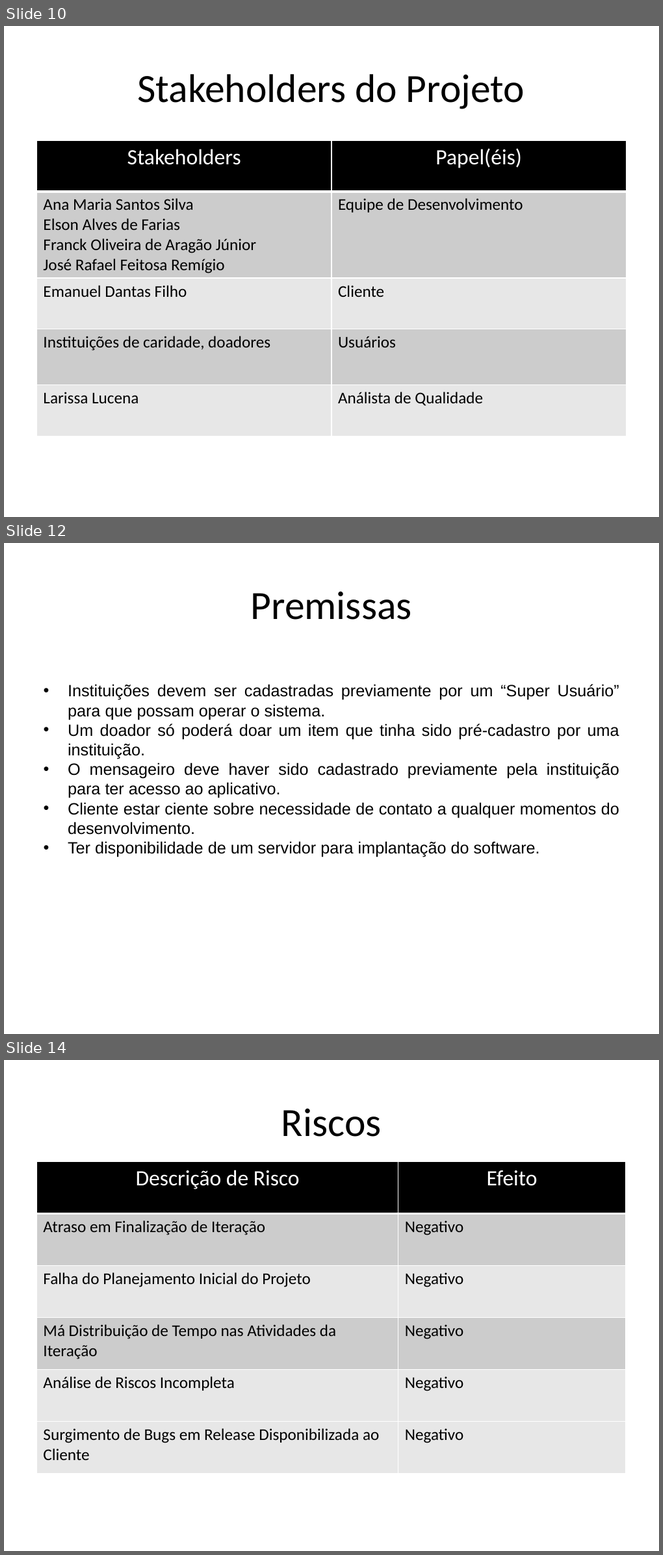
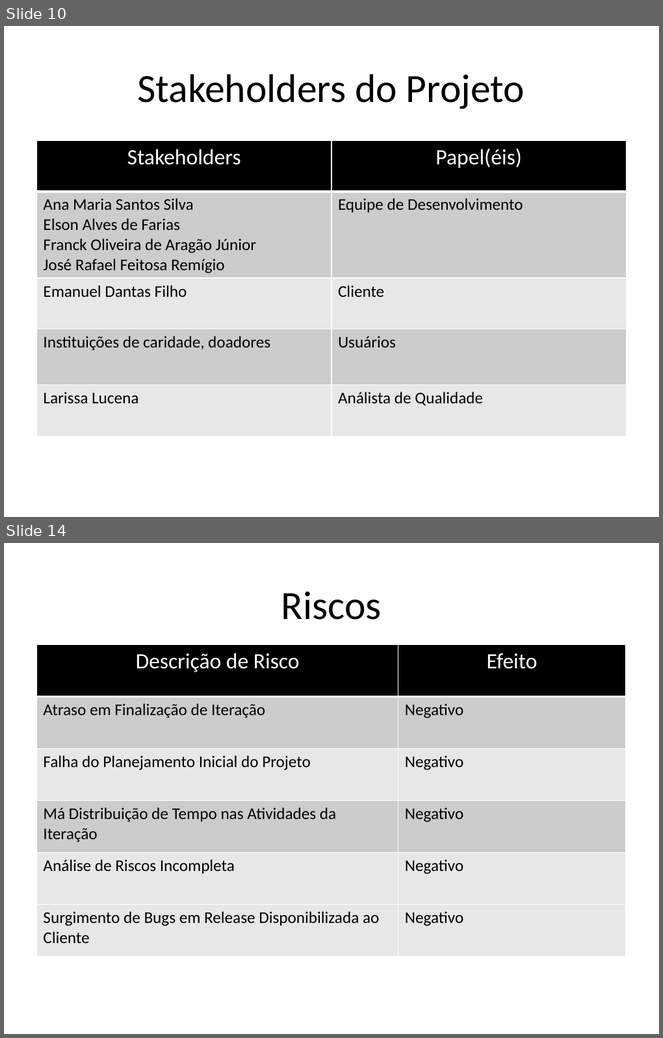
Before and after one commit to AjudeMais/ajudeMais-Projeto, a slide deck: Projeto-AjudeMais/000-Gerência de Projeto/PPJ-Plano de Projeto.pptx. Shown one above the other, each under a label of ours: slides 10, 12 and 14 before the commit, slides 10 and 14 after it; the slides between them are not shown. The pictures are 663x1555 and 663x1038 pixels, drawn with LibreOffice and Linux fonts; fonts in the diff are those of the drawing. Boxes give left, top, right and bottom in pixels: in the first picture for what was removed or moved away, otherwise in the second. Text is boxed around its words. In the diff, an @@ line names an element or a change of style, - is before the commit and + after.

```diff
--- a/Projeto-AjudeMais/000-Gerência de Projeto/PPJ-Plano de Projeto.pptx
+++ b/Projeto-AjudeMais/000-Gerência de Projeto/PPJ-Plano de Projeto.pptx
@@ slide 12 removed at [4,543,659,1034], background #FFFFFF @@
@@ text removed at [251,591,412,620] @@
-Premissas
@@ text removed at [68,684,620,858] @@
-• Instituições devem ser cadastradas previamente por um “Super Usuário” para que possam operar o sistema.
-• Um doador só poderá doar um item que tinha sido pré-cadastro por uma instituição.
-• O mensageiro deve haver sido cadastrado previamente pela instituição para ter acesso ao aplicativo.
-• Cliente estar ciente sobre necessidade de contato a qualquer momentos do desenvolvimento.
-• Ter disponibilidade de um servidor para implantação do software.
```
Also in this commit, not shown: 11 slides changed, 1 slide added, 2 other files.
